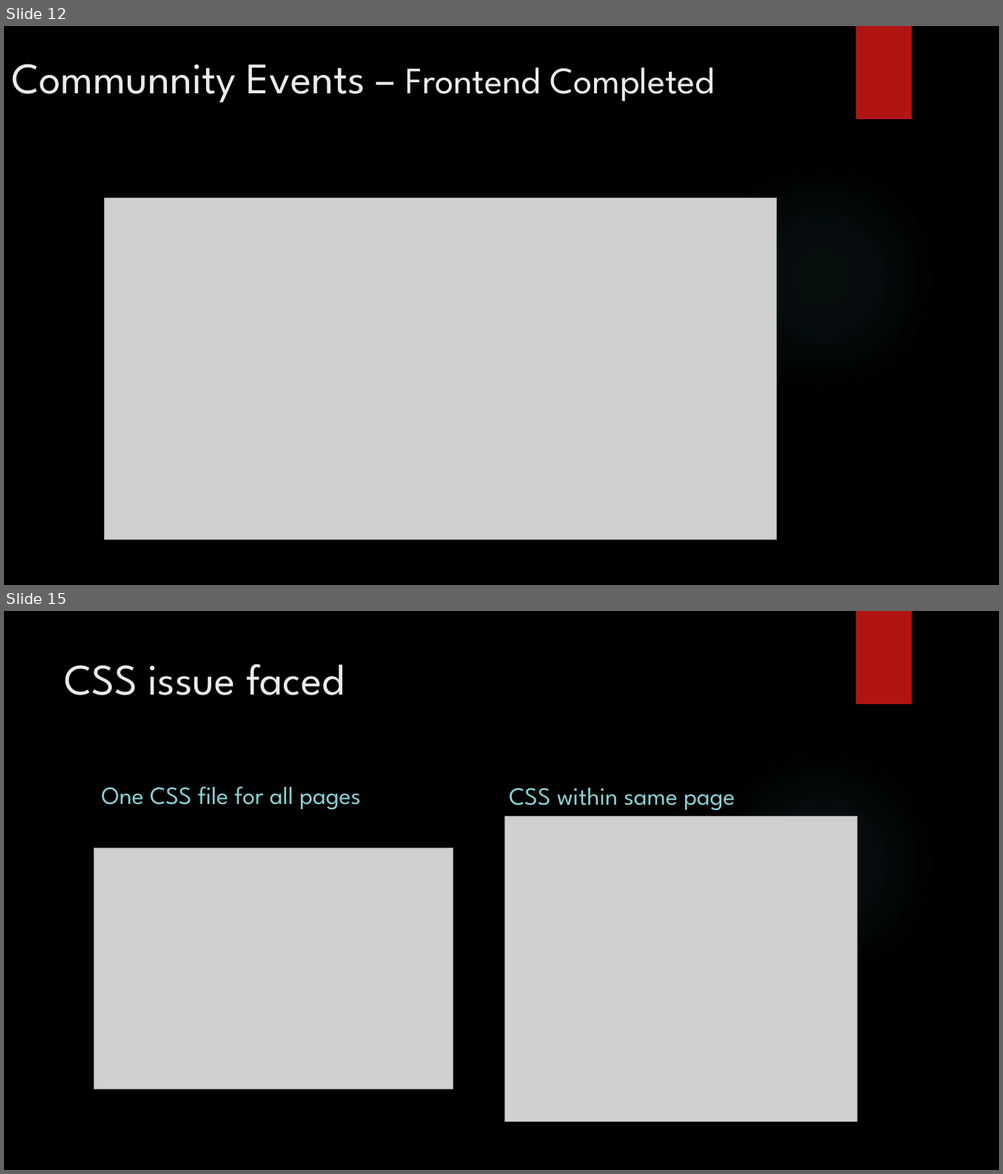
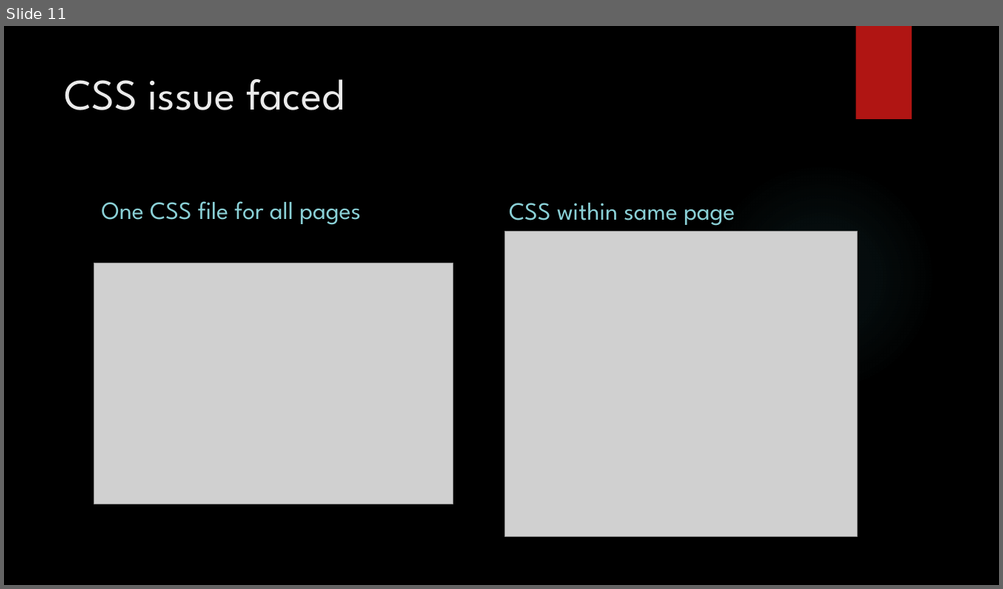
Before and after one commit to suyanthapa/Freelancing-Project, a slide deck: Documentation/Freelancing-Platform.pptx. Shown one above the other, each under a label of ours: slides 12 and 15 before the commit, slide 11 after it; the slides between them are not shown. The pictures are 1003x1174 and 1003x589 pixels, drawn with LibreOffice and Linux fonts; fonts in the diff are those of the drawing; grey boxes stand for pictures; background and template pictures are left out. Boxes give left, top, right and bottom in pixels: in the first picture for what was removed or moved away, otherwise in the second. Text is boxed around its words. In the diff, an @@ line names an element or a change of style, - is before the commit and + after.

```diff
--- a/Documentation/Freelancing-Platform.pptx
+++ b/Documentation/Freelancing-Platform.pptx
@@ slide 12 removed at (4,26,999,585), background picture (left out); not listed: 2 template elements that a slide beside it also shows @@
@@ title removed at (11,64,714,103) @@
-Communnity Events – Frontend Completed
@@ picture removed at (104,198,777,540) @@
@@ what was slide 15 is now slide 11 @@
```
Also in this commit, not shown: 4 slides changed, 2 slides added, 5 other slides removed, 4 other files.
